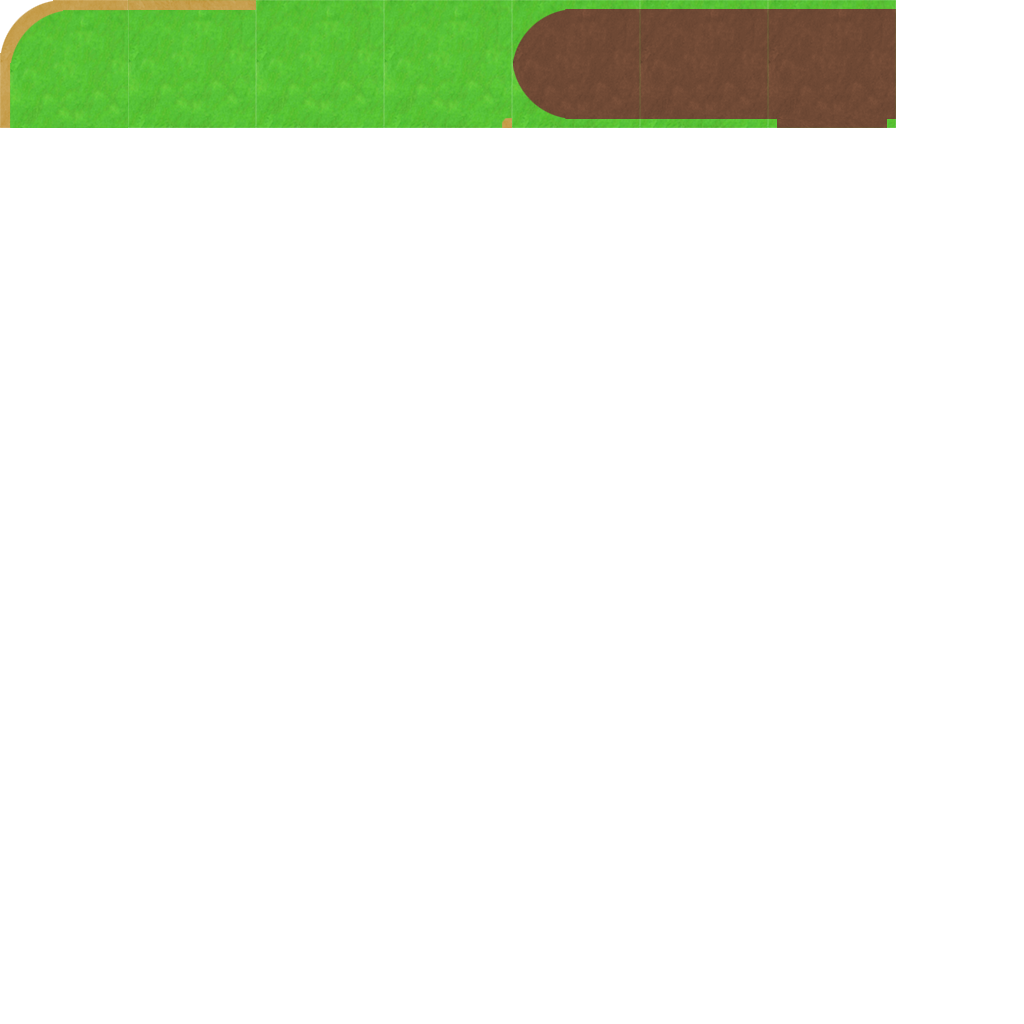
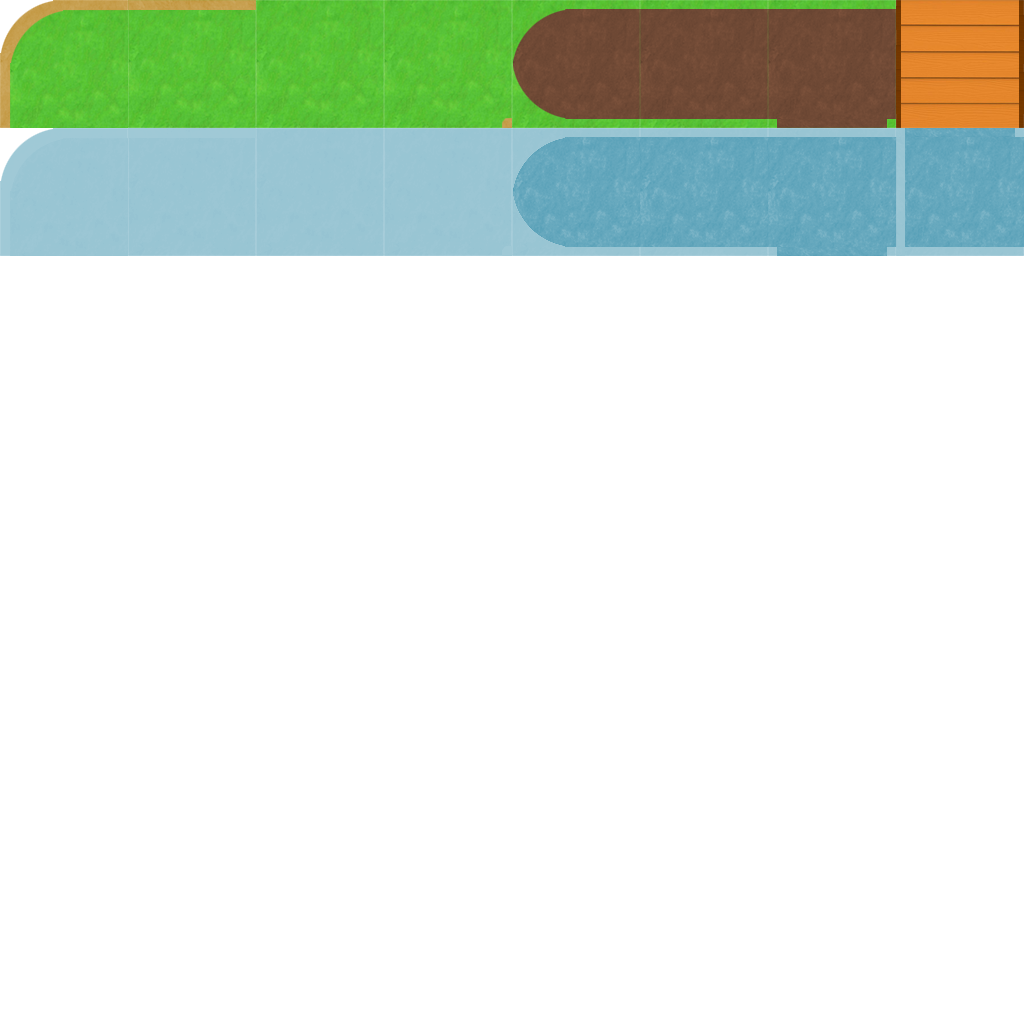
Two versions of the same layered image (w=1024, h=1024). Layer-by-layer changes:
added layer "Warstwa 33" above "Warstwa 34" over box(896, 128, 1024, 137)
added layer "Warstwa 34" above "Warstwa 30" over box(896, 128, 1024, 256)
added layer "Warstwa 30" above "Warstwa 23" over box(0, 128, 896, 256)
added layer "Warstwa 23" above "Warstwa 14" over box(896, 0, 1024, 128)
